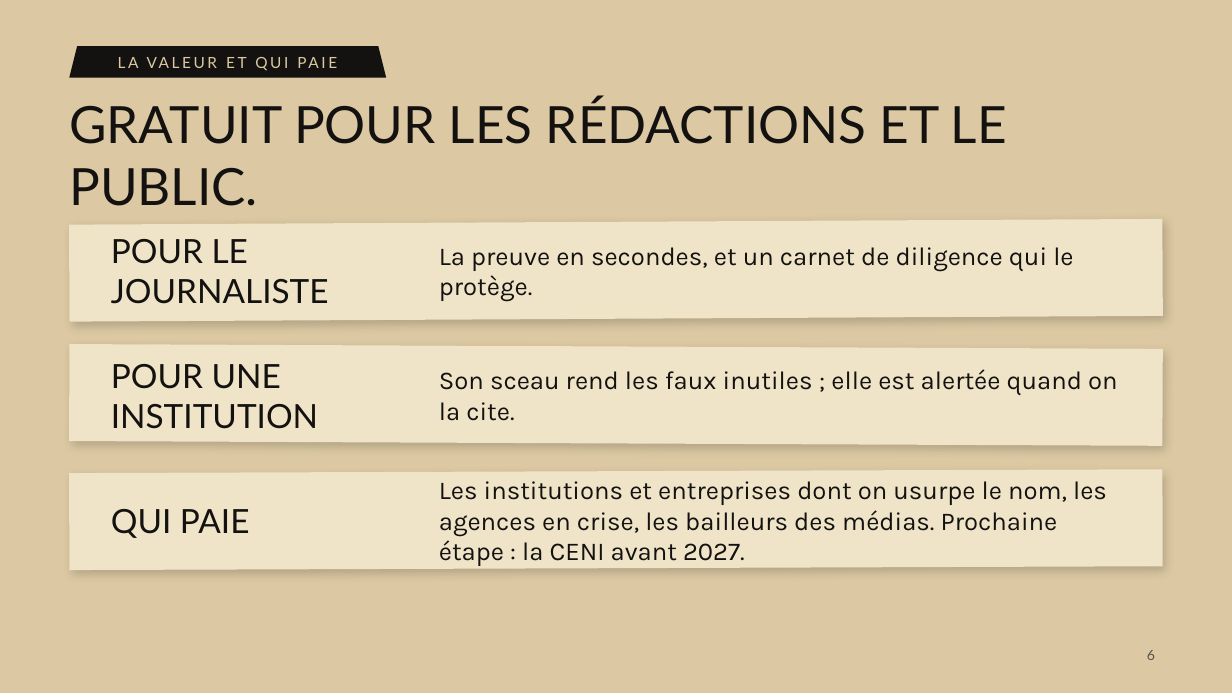
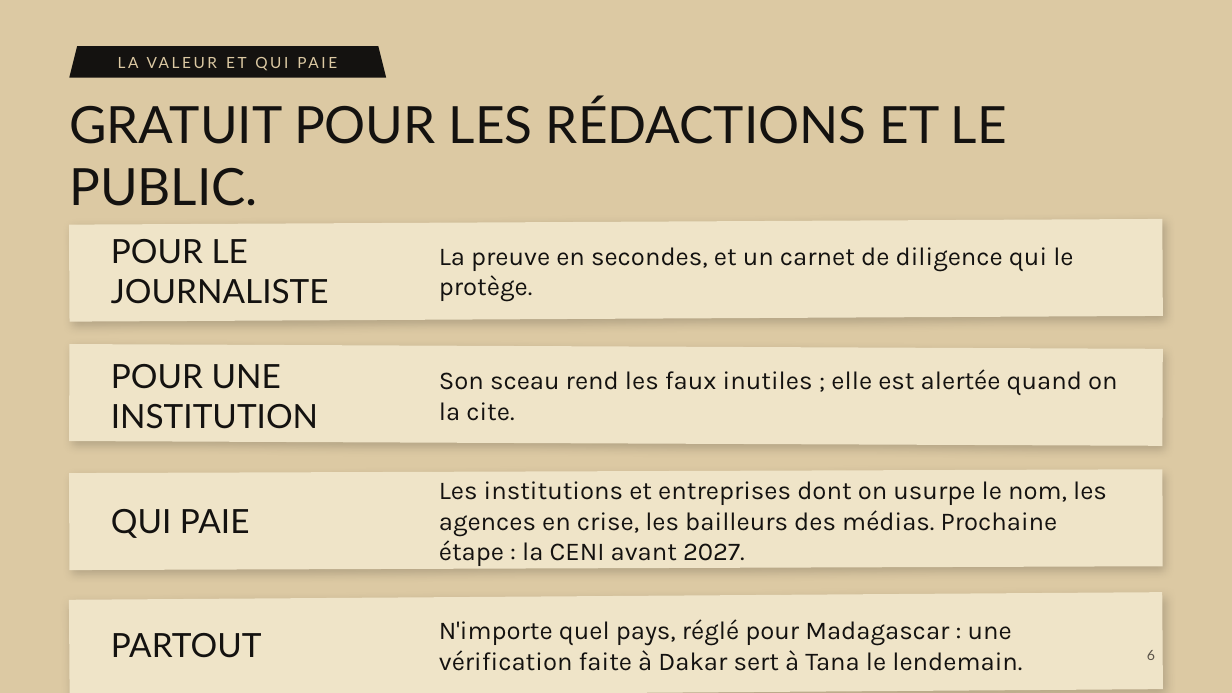
Before and after one commit to 0nlyDevs/checky-platform, a slide deck: slide 6 of docs/pitch/deck/fanilo-pitch.pptx. Drawn at 1232x693 pixels with LibreOffice and Linux fonts; fonts in the diff are those of the drawing. Boxes give left, top, right and bottom in pixels: in the first picture for what was removed or moved away, otherwise in the second. Text is boxed around its words. In the diff, an @@ line names an element or a change of style, - is before the commit and + after.

```diff
--- a/docs/pitch/deck/fanilo-pitch.pptx
+++ b/docs/pitch/deck/fanilo-pitch.pptx
@@ rectangle added at <box>69,592,1163,693</box>, fill #EFE4C8 @@
@@ text added at <box>439,619,1022,671</box>, 20 pt, text #141210 @@
+N'importe quel pays, réglé pour Madagascar : une vérification faite à Dakar sert à Tana le lendemain.
@@ text added at <box>111,633,262,658</box>, 26 pt, text #141210 @@
+PARTOUT
```
Also in this commit, not shown: 2 other slides changed, 2 other files.
